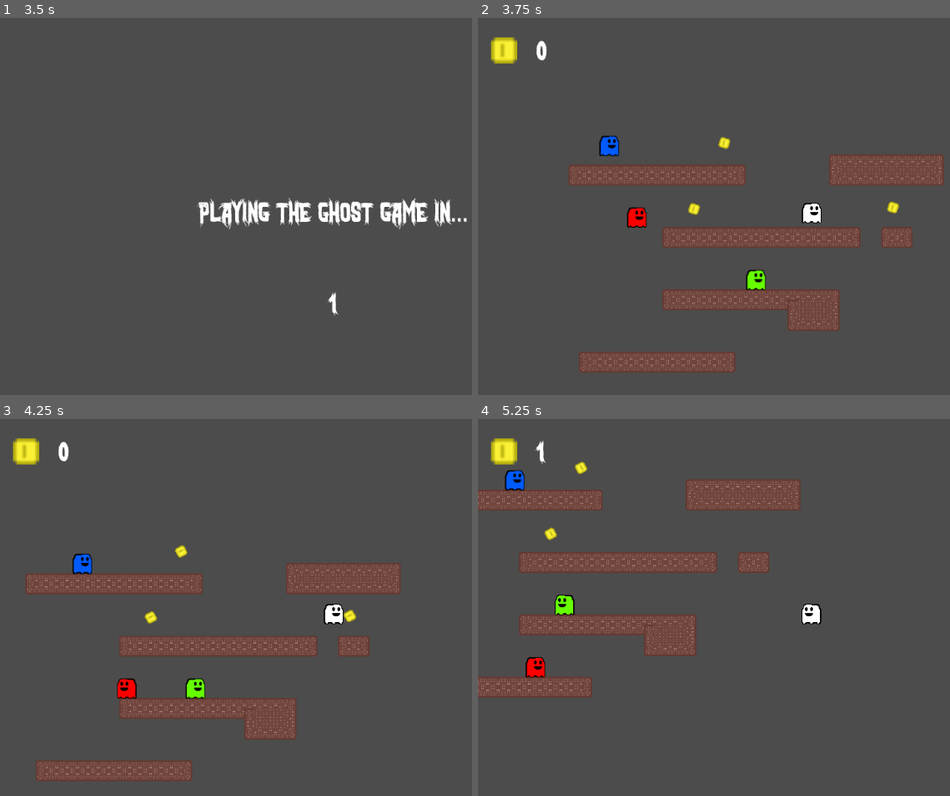
Above: before the commit, frames 1-4 (two rows, left to right).
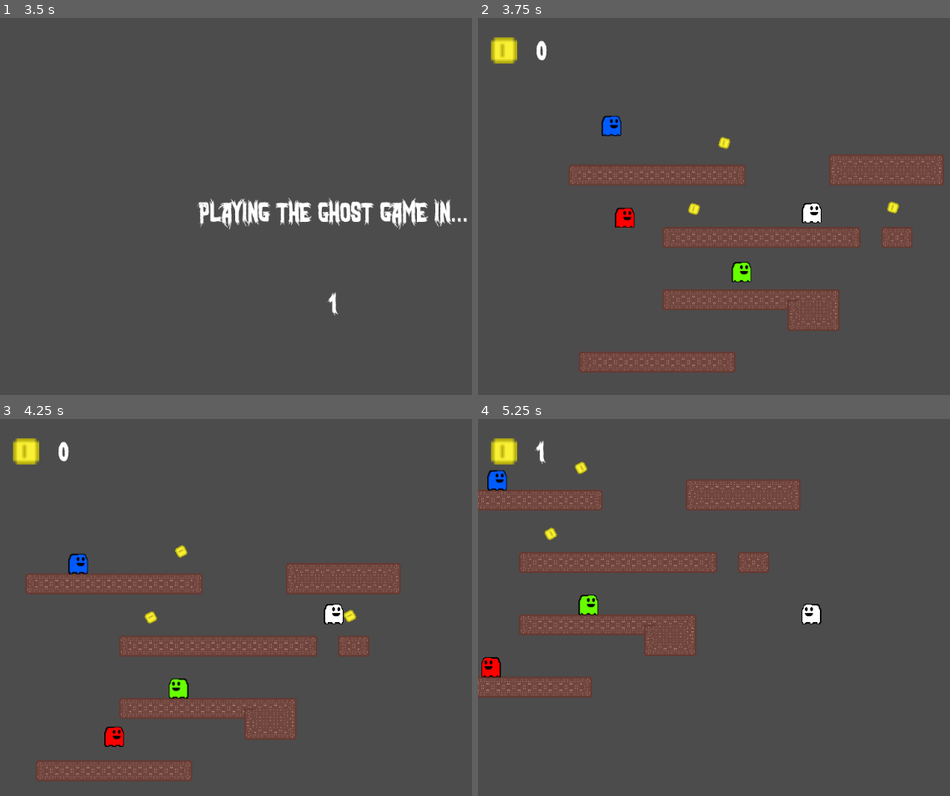
Above: after the commit, the same moments.

Repository: jcadavez/Joshua-uses-Godot-to-make-Ghost-Chase-game
Game: Godot game, scene res://MenuScene.tscn
Same seed, same stepped clock (60 frames per second), same inputs: the game is played once before the commit and once after it.
Inputs:
- Up to frame 1 (3.5 s): click "Start" at 0.5 s; tap Enter at 1.25, 2.75 s; hold Right (move_right) 1.28-2.78 s; tap Up (jump) at 1.52, 2.27 s; tap Space at 2 s; hold Left (move_left) from 2.78 s (still down)
- Up to frame 2 (3.75 s): tap Space at 3.5 s; release Left (move_left) at 3.53 s; hold Right (move_right) from 3.53 s (still down)
- Up to frame 3 (4.25 s): keep holding Right (move_right); tap Up (jump) at 3.77 s
- Up to frame 4 (5.25 s): tap Up (jump) at 4.52 s; release Right (move_right) at 5.03 s; hold Left (move_left) from 5.03 s (still down)

Frame 1 is identical in both runs. In frame 2, 1.2% of the frame differs, in the area x 25-61%, y 25-73%; in frame 3, 1.0%; in frame 4, 1.3%, in the area x 0-26%, y 13-69%.

Commit message:
Ch11.1 Use inheritance for Enemy nodes

Diff:
--- /dev/null
+++ b/Enemy.tscn
@@ -0,0 +1,35 @@
+[gd_scene load_steps=7 format=2]
+
+[ext_resource path="res://Assets/spritesheet-enemy-1.png" type="Texture" id=1]
+[ext_resource path="res://Enemy.gd" type="Script" id=2]
+
+[sub_resource type="AtlasTexture" id=5]
+flags = 4
+atlas = ExtResource( 1 )
+region = Rect2( 0, 0, 32, 32 )
+
+[sub_resource type="AtlasTexture" id=6]
+flags = 4
+atlas = ExtResource( 1 )
+region = Rect2( 32, 0, 32, 32 )
+
+[sub_resource type="SpriteFrames" id=3]
+animations = [ {
+"frames": [ SubResource( 5 ), SubResource( 6 ) ],
+"loop": true,
+"name": "float",
+"speed": 10.0
+} ]
+
+[sub_resource type="CapsuleShape2D" id=4]
+height = 10.0
+
+[node name="Enemy" type="KinematicBody2D"]
+script = ExtResource( 2 )
+
+[node name="AnimatedSprite" type="AnimatedSprite" parent="."]
+frames = SubResource( 3 )
+animation = "float"
+
+[node name="CollisionShape2D" type="CollisionShape2D" parent="."]
+shape = SubResource( 4 )
--- a/EnemyBlue.tscn
+++ b/EnemyBlue.tscn
@@ -1,7 +1,7 @@
-[gd_scene load_steps=7 format=2]
+[gd_scene load_steps=6 format=2]
 
 [ext_resource path="res://Assets/spritesheet-enemy-2.png" type="Texture" id=1]
-[ext_resource path="res://Enemy.gd" type="Script" id=2]
+[ext_resource path="res://Enemy.tscn" type="PackedScene" id=2]
 
 [sub_resource type="AtlasTexture" id=1]
 flags = 4
@@ -21,16 +21,9 @@
 "speed": 10.0
 } ]
 
-[sub_resource type="CapsuleShape2D" id=4]
-height = 10.0
+[node name="EnemyBlue" instance=ExtResource( 2 )]
+speed = 30
+moveDist = 50
 
-[node name="EnemyBlue" type="KinematicBody2D"]
-script = ExtResource( 2 )
-speed = 50
-
-[node name="AnimatedSprite" type="AnimatedSprite" parent="."]
+[node name="AnimatedSprite" parent="." index="0"]
 frames = SubResource( 3 )
-animation = "float"
-
-[node name="CollisionShape2D" type="CollisionShape2D" parent="."]
-shape = SubResource( 4 )
--- a/EnemyGreen.tscn
+++ b/EnemyGreen.tscn
@@ -1,36 +1,29 @@
-[gd_scene load_steps=7 format=2]
+[gd_scene load_steps=6 format=2]
 
-[ext_resource path="res://Assets/spritesheet-enemy-3.png" type="Texture" id=1]
-[ext_resource path="res://Enemy.gd" type="Script" id=2]
+[ext_resource path="res://Enemy.tscn" type="PackedScene" id=1]
+[ext_resource path="res://Assets/spritesheet-enemy-3.png" type="Texture" id=2]
 
 [sub_resource type="AtlasTexture" id=1]
 flags = 4
-atlas = ExtResource( 1 )
+atlas = ExtResource( 2 )
 region = Rect2( 0, 0, 32, 32 )
 
 [sub_resource type="AtlasTexture" id=2]
 flags = 4
-atlas = ExtResource( 1 )
+atlas = ExtResource( 2 )
 region = Rect2( 32, 0, 32, 32 )
 
 [sub_resource type="SpriteFrames" id=3]
 animations = [ {
 "frames": [ SubResource( 1 ), SubResource( 2 ) ],
-"loop": false,
+"loop": true,
 "name": "float",
 "speed": 10.0
 } ]
 
-[sub_resource type="CapsuleShape2D" id=4]
-height = 10.0
+[node name="EnemyGreen" instance=ExtResource( 1 )]
+speed = 300
+moveDist = 50
 
-[node name="EnemyGreen" type="KinematicBody2D"]
-script = ExtResource( 2 )
-speed = 300
-
-[node name="AnimatedSprite" type="AnimatedSprite" parent="."]
+[node name="AnimatedSprite" parent="." index="0"]
 frames = SubResource( 3 )
-animation = "float"
-
-[node name="CollisionShape2D" type="CollisionShape2D" parent="."]
-shape = SubResource( 4 )
--- a/EnemyRed.tscn
+++ b/EnemyRed.tscn
@@ -1,16 +1,16 @@
-[gd_scene load_steps=7 format=2]
+[gd_scene load_steps=6 format=2]
 
-[ext_resource path="res://Assets/spritesheet-enemy-1.png" type="Texture" id=1]
-[ext_resource path="res://Enemy.gd" type="Script" id=2]
+[ext_resource path="res://Enemy.tscn" type="PackedScene" id=1]
+[ext_resource path="res://Assets/spritesheet-enemy-1.png" type="Texture" id=2]
 
 [sub_resource type="AtlasTexture" id=1]
 flags = 4
-atlas = ExtResource( 1 )
+atlas = ExtResource( 2 )
 region = Rect2( 0, 0, 32, 32 )
 
 [sub_resource type="AtlasTexture" id=2]
 flags = 4
-atlas = ExtResource( 1 )
+atlas = ExtResource( 2 )
 region = Rect2( 32, 0, 32, 32 )
 
 [sub_resource type="SpriteFrames" id=3]
@@ -21,15 +21,7 @@
 "speed": 10.0
 } ]
 
-[sub_resource type="CapsuleShape2D" id=4]
-height = 10.0
+[node name="EnemyRed" instance=ExtResource( 1 )]
 
-[node name="EnemyRed" type="KinematicBody2D"]
-script = ExtResource( 2 )
-
-[node name="AnimatedSprite" type="AnimatedSprite" parent="."]
+[node name="AnimatedSprite" parent="." index="0"]
 frames = SubResource( 3 )
-animation = "float"
-
-[node name="CollisionShape2D" type="CollisionShape2D" parent="."]
-shape = SubResource( 4 )
--- a/MainScene.tscn
+++ b/MainScene.tscn
@@ -144,17 +144,6 @@
 current = true
 script = ExtResource( 3 )
 
-[node name="EnemyRed" parent="." instance=ExtResource( 4 )]
-position = Vector2( -268.005, 4.25117 )
-speed = 200
-
-[node name="EnemyBlue" parent="." instance=ExtResource( 5 )]
-position = Vector2( -282.862, -105.912 )
-
-[node name="EnemyGreen" parent="." instance=ExtResource( 6 )]
-position = Vector2( -121.887, 105.925 )
-speed = 400
-
 [node name="Coin" parent="." instance=ExtResource( 7 )]
 position = Vector2( -96.8752, -97.6943 )
 
@@ -163,3 +152,12 @@
 
 [node name="Coin3" parent="." instance=ExtResource( 7 )]
 position = Vector2( 162.041, 1.71935 )
+
+[node name="EnemyRed" parent="." instance=ExtResource( 4 )]
+position = Vector2( -268.251, 4.95148 )
+
+[node name="EnemyBlue" parent="." instance=ExtResource( 5 )]
+position = Vector2( -275.765, -136.749 )
+
+[node name="EnemyGreen" parent="." instance=ExtResource( 6 )]
+position = Vector2( -120.677, 88.4397 )
Binary file changed: Ch 06 - Create Enemy/pic_create-enemy-node-children.png
Binary file changed: Ch 06 - Create Enemy/pic_enemy-collision-shape.png
Binary file added: Ch 06 - Create Enemy/pic_inherit-enemy.png
Binary file changed: Ch 06 - Create Enemy/pic_setting-animation-sprite.png
Binary file added: Ch 06 - Create Enemy/pic_unique-sub-resources.png
Not shown, changed: README.md
